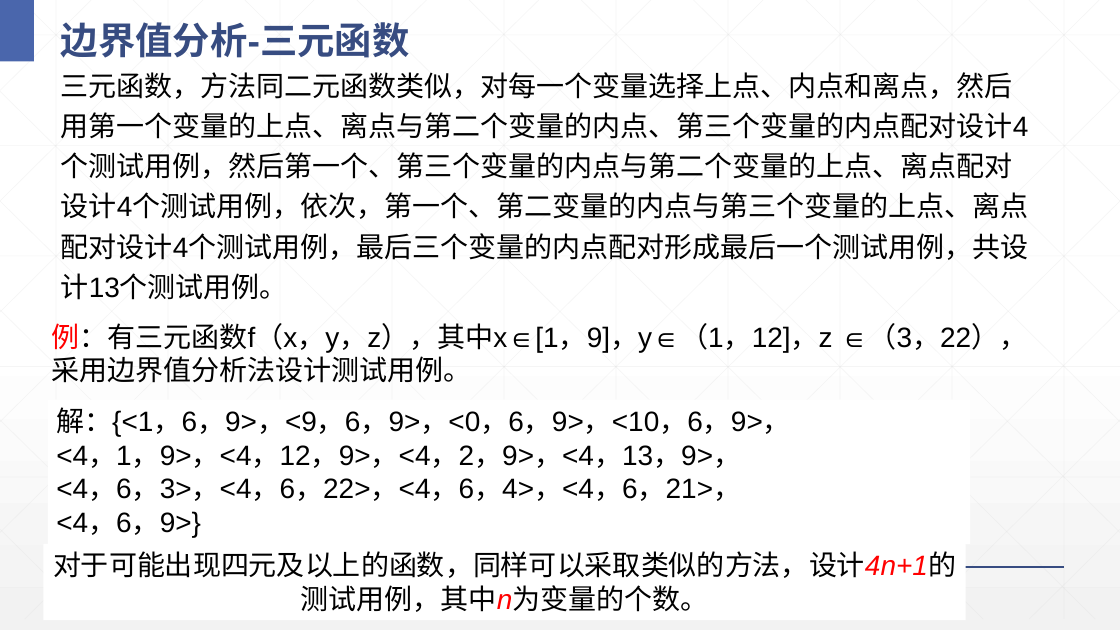
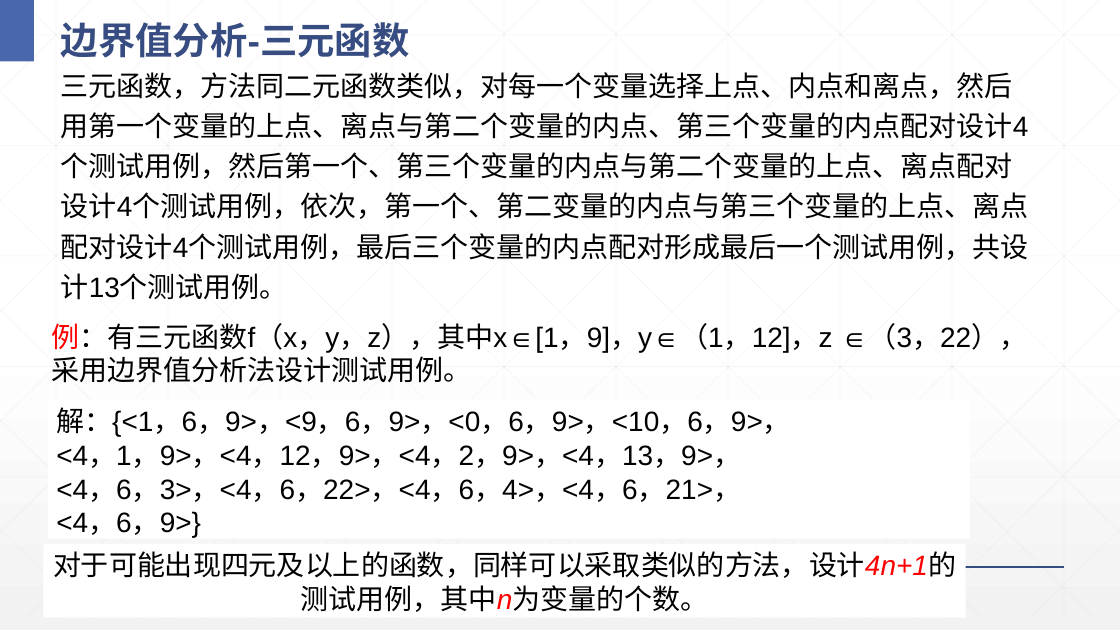
Before and after one commit to Panamera-Turbo/Software_Engineering, a slide deck: slide 130 of 6软件质量保证.pptx. Drawn at 1120x630 pixels with LibreOffice and Linux fonts; fonts in the diff are those of the drawing. Boxes give left, top, right and bottom in pixels: in the first picture for what was removed or moved away, otherwise in the second. Text is boxed around its words. In the diff, an @@ line names an element or a change of style, - is before the commit and + after.

```diff
--- a/6软件质量保证.pptx
+++ b/6软件质量保证.pptx
@@ rectangle "解：{<1，6，9>，<9，6，9>，<0，6，9>，<10，6，9>，": place and size @@
-rectangle "解：{<1，6，9>，<9，6，9>，<0，6，9>，<10，6，9>，" at (56,407,791,537)
+rectangle "解：{<1，6，9>，<9，6，9>，<0，6，9>，<10，6，9>，" at (48,400,970,539)
```
Also in this commit, not shown: 42 other slides changed, 7 other files.
